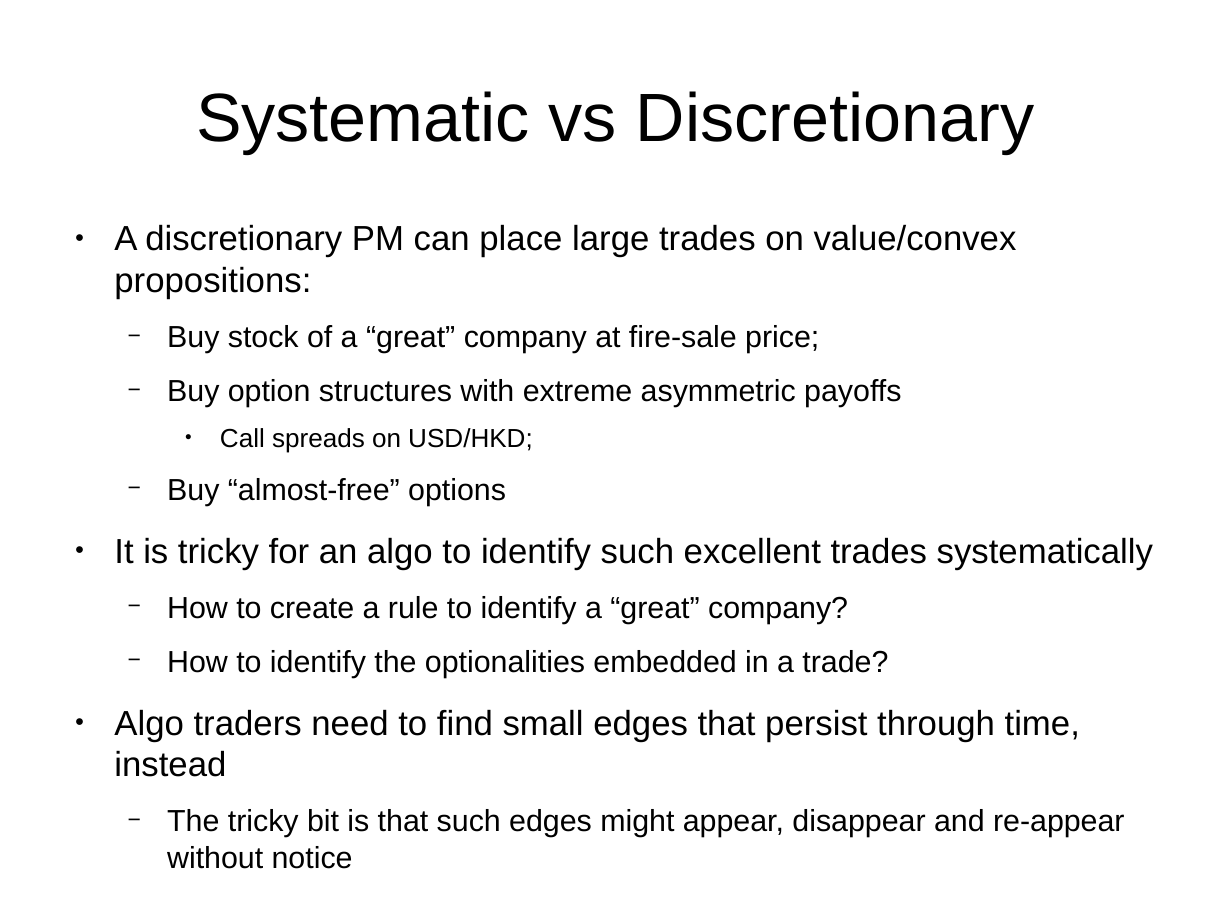
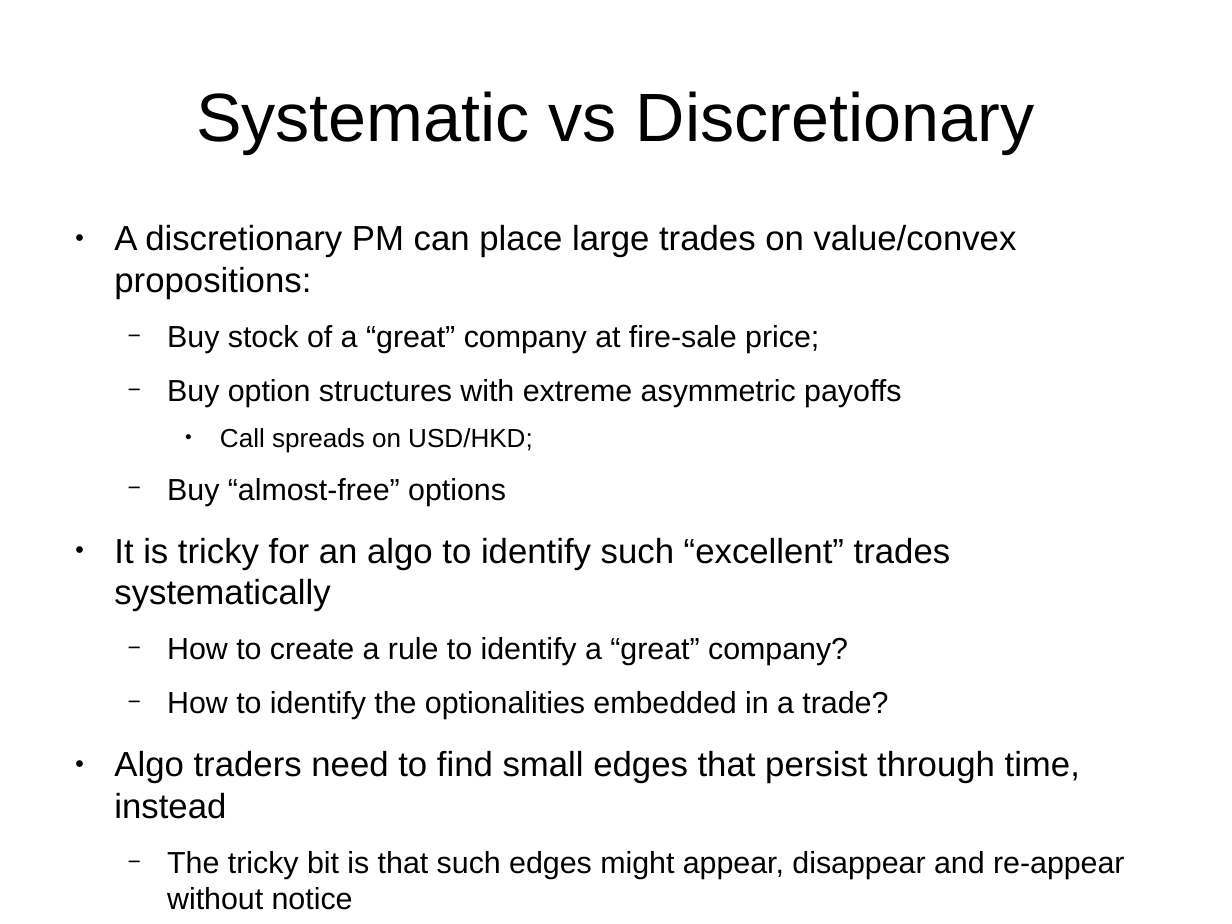
Before and after one commit to bolatroniks/Trading_v2, a slide deck: slide 4 of Alpha Evolution.odp (slide 5 before the commit). Drawn at 1232x924 pixels with LibreOffice and Linux fonts; fonts in the diff are those of the drawing. Boxes give left, top, right and bottom in pixels: in the first picture for what was removed or moved away, otherwise in the second. Text is boxed around its words. In the diff, an @@ line names an element or a change of style, - is before the commit and + after.

```diff
--- a/Alpha Evolution.odp
+++ b/Alpha Evolution.odp
@@ text at (x1=114, y1=537, x2=951, y2=611): text changed @@
-● It is tricky for an algo to identify such excellent trades systematically
+● It is tricky for an algo to identify such “excellent” trades systematically
```
Also in this commit, not shown: 4 other slides changed, 8 slides added, 2 slides removed, 5 other files.
